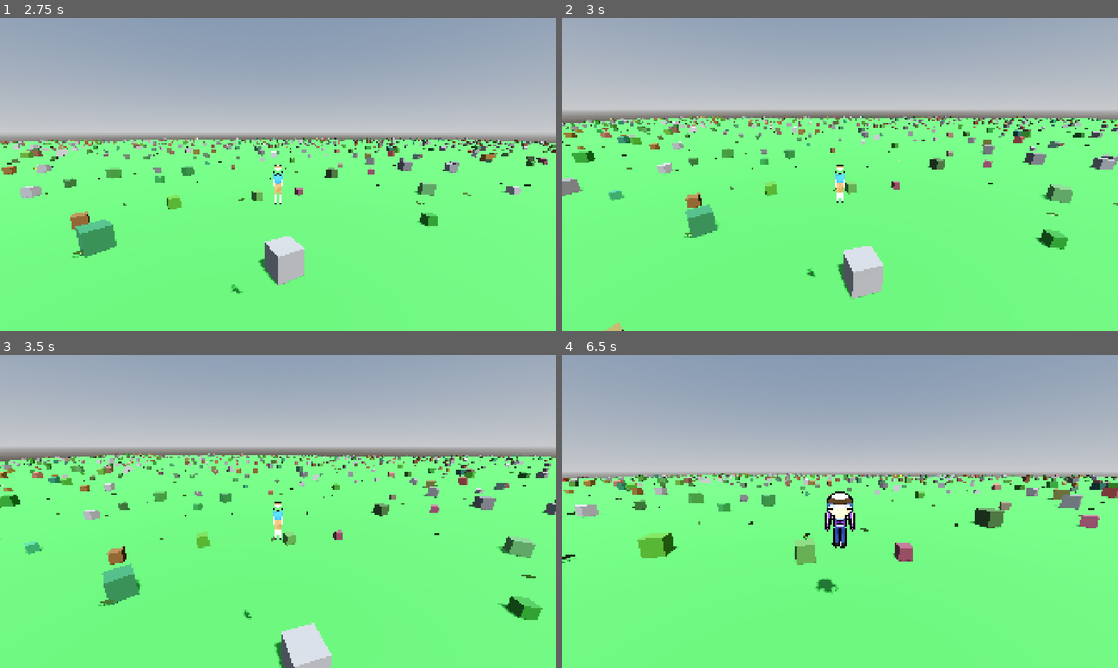
Above: before the commit, frames 1-4 (two rows, left to right).
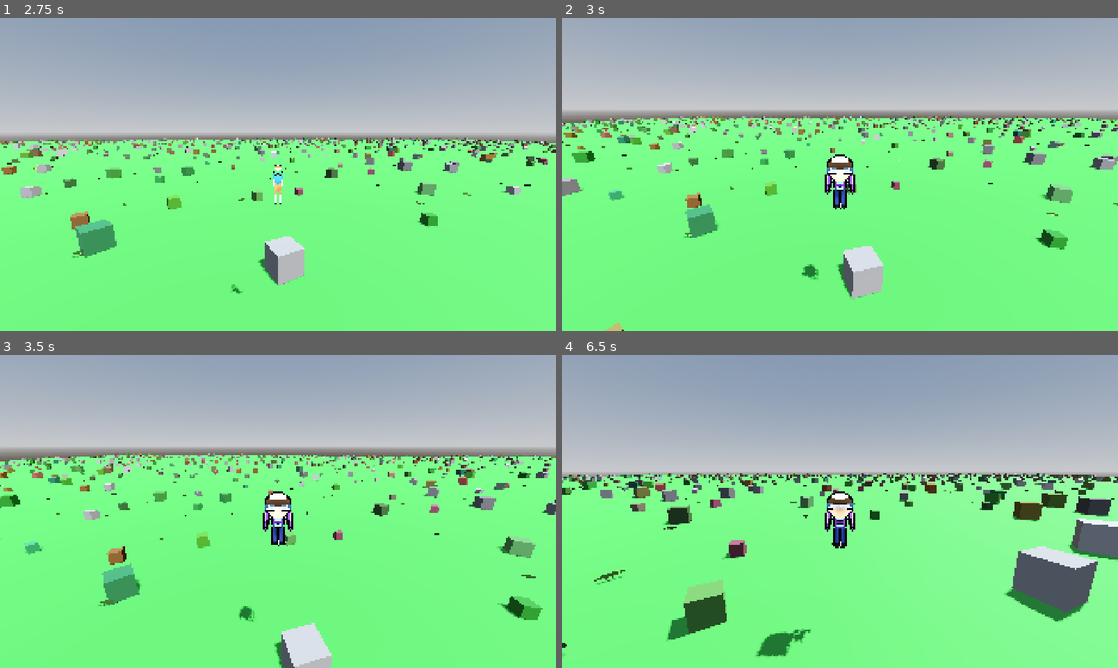
Above: after the commit, the same moments.

Repository: korjavin/godot-test1
Game: Godot game, scene res://scenes/main.tscn
Two runs of this game, one before a commit and one after it. Both use one fixed random seed, a clock stepped at 60 frames per second and the inputs below.
Inputs (mouse positions are in pixels of both pictures, inside the frame that each line leads up to):
- Up to frame 1 (2.75 s): move the mouse to (305, 174) at 0.52 s; hold Shift (run) 0.53-1.28 s; hold W (move_forward) from 0.53 s (still down); tap Space (jump) at 0.77, 1.52 s; move the mouse to (250, 174) at 1.27 s; tap Ctrl (duck) at 1.35 s; tap Shift (run) at 1.55 s; move the mouse to (289, 168) at 2.02 s; hold Shift (run) from 2.03 s (still down)
- Up to frame 2 (3 s): keep holding W (move_forward); move the mouse to (834, 180) at 2.77 s; release Shift (run) at 2.78 s; tap R (switch_character, bound only after the commit) at 2.85 s
- Up to frame 3 (3.5 s): keep holding W (move_forward); tap Space (jump) at 3.02 s; tap Shift (run) at 3.05 s
- Up to frame 4 (6.5 s): move the mouse to (878, 514) at 3.52 s; hold E (switch_character, bound only before the commit) 3.53-4.28 s; tap Space (jump) at 3.77, 4.52, 6.02 s; tap Shift (run) at 3.8, 4.35, 5.3, 5.85 s; move the mouse to (795, 508) at 4.27 s; move the mouse to (845, 511) at 5.02 s; hold Ctrl (duck) 5.03-5.78 s; move the mouse to (817, 505) at 5.77 s; release W (move_forward) at 5.78 s; hold D (move_right, bound only before the commit) from 5.78 s (still down)

Frame 1 is identical in both runs. In frame 2, 0.8% of the frame differs, in the area x 43-53%, y 43-84%; in frame 3, 0.8%; in frame 4, 13%, in the area x 0-100%, y 37-97%.

Commit message:
Rework controls: A/D turn, Q/E step aside, R switches character
A and D used to strafe, but the walk animation always swung the legs
forward, so sidestepping looked wrong. Repurpose the inputs:

  - A / D now rotate the character (tank-style steering); W walks in
    whatever direction the body faces.
  - Q / E fire a short, self-contained 'step aside' to the left/right
    with a matching sideways leg animation (legs splay on the Z axis,
    arms counter-swing, body leans into the step).
  - Character switching moves from E to R.

project.godot: replace move_left/move_right with turn_left/turn_right and
add step_left/step_right; remap switch_character to R.

Diff:
--- a/project.godot
+++ b/project.godot
@@ -35,14 +35,24 @@
 "events": [Object(InputEventKey,"resource_local_to_scene":false,"resource_name":"","device":-1,"window_id":0,"alt_press …(192 unchanged characters)…
 ]
 }
-move_left={
+turn_left={
 "deadzone": 0.5,
 "events": [Object(InputEventKey,"resource_local_to_scene":false,"resource_name":"","device":-1,"window_id":0,"alt_press …(191 unchanged characters)…
 ]
 }
-move_right={
+turn_right={
 "deadzone": 0.5,
 "events": [Object(InputEventKey,"resource_local_to_scene":false,"resource_name":"","device":-1,"window_id":0,"alt_press …(192 unchanged characters)…
+]
+}
+step_left={
+"deadzone": 0.5,
+"events": [Object(InputEventKey,"resource_local_to_scene":false,"resource_name":"","device":-1,"window_id":0,"alt_pressed":false,"shift_pressed":false,"ctrl_pressed":false,"meta_pressed":false,"pressed":false,"keycode":0,"physical_keycode":81,"key_label":0,"unicode":113,"location":0,"echo":false,"script":null)
+]
+}
+step_right={
+"deadzone": 0.5,
+"events": [Object(InputEventKey,"resource_local_to_scene":false,"resource_name":"","device":-1,"window_id":0,"alt_pressed":false,"shift_pressed":false,"ctrl_pressed":false,"meta_pressed":false,"pressed":false,"keycode":0,"physical_keycode":69,"key_label":0,"unicode":101,"location":0,"echo":false,"script":null)
 ]
 }
 jump={
@@ -62,7 +72,7 @@
 }
 switch_character={
 "deadzone": 0.5,
-"events": [Object(InputEventKey,"resource_local_to_scene":fa …(140 unchanged characters)… d":false,"keycode":0,"physical_keycode":69,"key_label":0,"unicode":101,"location":0,"echo":false,"script":null)
+"events": [Object(InputEventKey,"resource_local_to_scene":fa …(140 unchanged characters)… d":false,"keycode":0,"physical_keycode":82,"key_label":0,"unicode":114,"location":0,"echo":false,"script":null)
 ]
 }
 
--- a/scripts/player_controller.gd
+++ b/scripts/player_controller.gd
@@ -26,6 +26,17 @@
 ## Note: Ducking is slower than walking for realism
 const DUCK_SPEED: float = 2.5
 
+## How fast A / D rotate the character, in radians per second.
+## A and D no longer strafe — they turn the body (tank-style steering), so
+## whatever way the character ends up facing is the way W will walk.
+const TURN_SPEED: float = 2.6
+
+## Sidestep ("step aside") tuning for Q / E.
+## A step is a short, self-contained burst sideways: STEP_SPEED for STEP_DURATION
+## seconds, so the character slides about STEP_SPEED * STEP_DURATION metres over.
+const STEP_SPEED: float = 5.5
+const STEP_DURATION: float = 0.28
+
 # ============================================================================
 # SECTION 2: JUMP AND PHYSICS CONSTANTS
 # ============================================================================
@@ -79,6 +90,16 @@
 
 ## Tracks if the player is currently running
 var is_running: bool = false
+
+## Sidestep state. While a "step aside" is playing we slide sideways for a short
+## burst and run a matching leg animation; new step requests are ignored until it
+## finishes so taps don't stack into a long slide.
+var is_stepping: bool = false
+## Seconds left in the current sidestep (counts down to 0).
+var step_timer: float = 0.0
+## Direction of the current sidestep in the character's local space:
+## -1 = stepping left (Q), +1 = stepping right (E).
+var step_direction: float = 0.0
 
 ## Character's visual mesh (for ducking animation)
 @onready var mesh_instance: Node3D = $MeshInstance3D
@@ -181,11 +202,13 @@
 
 	print("Player Controller initialized!")
 	print("Controls:")
-	print("  WASD - Move")
+	print("  W / S - Walk forward / back")
+	print("  A / D - Turn left / right")
+	print("  Q / E - Step aside left / right")
 	print("  Space - Jump")
 	print("  Shift - Run")
 	print("  Ctrl - Duck")
-	print("  E - Switch Character")
+	print("  R - Switch Character")
 	print("  Mouse - Look around")
 	print("  ESC - Release mouse")
 
@@ -255,30 +278,45 @@
 	# STEP 4: Handle Running
 	is_running = Input.is_action_pressed("run") and not is_ducking
 
-	# STEP 5: Calculate Movement Direction
+	# STEP 5: Turn the character with A / D (changes which way it faces)
+	handle_turning(delta)
+
+	# STEP 6: Advance any in-progress sidestep, and start a new one on Q / E
+	update_sidestep(delta)
+
+	# STEP 7: Read forward/back input and the current movement speed
 	var input_dir := get_input_direction()
-
-	# STEP 6: Calculate Movement Speed
 	var current_speed := calculate_current_speed()
 
-	# STEP 7: Apply Movement
-	if input_dir != Vector2.ZERO:
-		# Convert 2D input to 3D direction based on character's rotation
-		var direction := (transform.basis * Vector3(input_dir.x, 0, input_dir.y)).normalized()
-
+	# STEP 8: Build this frame's horizontal velocity from two sources:
+	#   - forward/back walking in the direction the character faces (W/S), and
+	#   - a quick lateral burst while a sidestep is active (Q/E).
+	# Both are expressed in the character's local space, then rotated into the
+	# world by transform.basis, so they always follow the current facing.
+	var planar_velocity := Vector3.ZERO
+
+	if absf(input_dir.y) > 0.01:
+		var forward_dir := (transform.basis * Vector3(0.0, 0.0, input_dir.y)).normalized()
+		planar_velocity += forward_dir * current_speed
+
+	if is_stepping:
+		var step_dir := (transform.basis * Vector3(step_direction, 0.0, 0.0)).normalized()
+		planar_velocity += step_dir * STEP_SPEED
+
+	if planar_velocity != Vector3.ZERO:
 		# Set horizontal velocity (X and Z)
-		velocity.x = direction.x * current_speed
-		velocity.z = direction.z * current_speed
+		velocity.x = planar_velocity.x
+		velocity.z = planar_velocity.z
 	else:
 		# No input: gradually slow down (friction)
 		velocity.x = move_toward(velocity.x, 0, current_speed * delta * 10.0)
 		velocity.z = move_toward(velocity.z, 0, current_speed * delta * 10.0)
 
-	# STEP 8: Move the character using Godot's built-in physics
+	# STEP 9: Move the character using Godot's built-in physics
 	# This handles collisions automatically
 	move_and_slide()
 
-	# STEP 9: Update character animations
+	# STEP 10: Update character animations
 	update_character_animation(delta, input_dir)
 
 # ============================================================================
@@ -287,18 +325,19 @@
 
 func get_input_direction() -> Vector2:
 	"""
-	Reads keyboard input and returns a 2D movement direction vector.
-
-	@return Vector2: Direction vector (normalized if moving diagonally)
+	Reads forward/back keyboard input and returns it as a 2D direction vector.
+
+	@return Vector2: x is always 0 (A/D now turn the body instead of strafing),
+	                 y is the forward/back axis from W/S.
 
 	EDUCATIONAL NOTE:
-	- Input.get_axis() returns a value between -1 and 1
-	- This creates a 2D vector that we'll convert to 3D movement
-	"""
-	var input_x := Input.get_axis("move_left", "move_right")
+	- Input.get_axis() returns a value between -1 and 1.
+	- Sideways movement is no longer continuous here: A/D rotate the character
+	  (see handle_turning) and Q/E fire a one-off sidestep (see update_sidestep).
+	"""
 	var input_y := Input.get_axis("move_forward", "move_backward")
 
-	return Vector2(input_x, input_y)
+	return Vector2(0.0, input_y)
 
 func calculate_current_speed() -> float:
 	"""
@@ -338,6 +377,84 @@
 	# Smoothly interpolate the scale for a nice ducking animation
 	if mesh_instance:
 		mesh_instance.scale.y = lerp(mesh_instance.scale.y, target_scale_y, 0.1)
+
+func handle_turning(delta: float) -> void:
+	"""
+	Rotate the whole character left/right with A and D.
+
+	A and D no longer strafe — they change which way the character is *facing*,
+	like the tank-style steering in classic adventure games. Whatever direction
+	the body ends up pointing is the direction W will walk. (The mouse can still
+	turn the body too; the two just add together.)
+
+	@param delta: Time since last frame, so the turn rate is frame-rate independent
+	"""
+	# +1 when turning left (A), -1 when turning right (D).
+	var turn_input := Input.get_axis("turn_right", "turn_left")
+	if absf(turn_input) > 0.01:
+		# A positive angle spins counter-clockwise around +Y, i.e. to the
+		# character's left — which matches A producing a positive turn_input.
+		rotate_y(turn_input * TURN_SPEED * delta)
+
+func update_sidestep(delta: float) -> void:
+	"""
+	Manage the quick "step aside" triggered by Q (left) and E (right).
+
+	A step is short and self-contained: press once and the character slides about
+	one step sideways while the legs play a matching side-step animation. We
+	ignore new requests until the current step finishes, so tapping doesn't stack
+	into a long continuous slide.
+
+	@param delta: Time since last frame
+	"""
+	# Tick down a step that's already in progress.
+	if is_stepping:
+		step_timer -= delta
+		if step_timer <= 0.0:
+			# Step done: clear the state and unwind the side-step pose so the
+			# next idle/walk frame starts from a clean rest pose.
+			is_stepping = false
+			step_timer = 0.0
+			reset_sidestep_pose()
+		return
+
+	# Only start a new step while grounded — no air-stepping.
+	if not is_on_floor():
+		return
+
+	if Input.is_action_just_pressed("step_left"):
+		start_sidestep(-1.0)
+	elif Input.is_action_just_pressed("step_right"):
+		start_sidestep(1.0)
+
+func start_sidestep(direction: float) -> void:
+	"""
+	Begin a sidestep in the character's local space.
+
+	@param direction: -1.0 = step left (Q), +1.0 = step right (E)
+	"""
+	is_stepping = true
+	step_timer = STEP_DURATION
+	step_direction = direction
+
+func reset_sidestep_pose() -> void:
+	"""
+	Return the limb/body roll used by the sidestep back to their rest values.
+
+	The sidestep is the only animation that touches the Z (roll) rotation, so the
+	walk/idle animations never put it back on their own. We snap it here when a
+	step ends so a finished step never leaves the legs slightly splayed.
+	"""
+	if left_arm and original_rotations.has("left_arm"):
+		left_arm.rotation.z = original_rotations["left_arm"].z
+	if right_arm and original_rotations.has("right_arm"):
+		right_arm.rotation.z = original_rotations["right_arm"].z
+	if left_leg and original_rotations.has("left_leg"):
+		left_leg.rotation.z = original_rotations["left_leg"].z
+	if right_leg and original_rotations.has("right_leg"):
+		right_leg.rotation.z = original_rotations["right_leg"].z
+	if character_body and original_rotations.has("body"):
+		character_body.rotation.z = original_rotations["body"].z
 
 # ============================================================================
 # DEBUG AND UTILITY FUNCTIONS
@@ -600,6 +717,9 @@
 	# Jump/Fall animation
 	if not current_on_floor:
 		animate_jumping()
+	# Sidestep takes priority on the ground so the legs read the side motion
+	elif is_stepping:
+		animate_sidestep()
 	# Landing detected
 	elif not was_on_floor and current_on_floor:
 		animate_landing()
@@ -648,6 +768,51 @@
 		var bob = sin(time_factor * 2.0) * bob_amount
 		character_body.position.y = bob
 
+func animate_sidestep() -> void:
+	"""
+	Animate the legs (and arms) for a sideways "step aside".
+
+	The step runs over STEP_DURATION. We turn the time remaining into a 0 -> 1
+	progress value, then feed it through sin() to get a smooth arc that is 0 at
+	the start, peaks mid-step, and returns to 0 as the foot plants. Driving the
+	pose off that arc means the legs splay out toward the step direction and come
+	back together on their own — and because the arc is 0 at the end, the pose
+	lands exactly on the rest pose.
+
+	Unlike walking (which swings the limbs forward/back on the X axis), the
+	sidestep rolls them on the Z axis so the motion reads as sideways.
+	"""
+	if not left_arm or not right_arm or not left_leg or not right_leg:
+		return
+
+	# 0.0 at the start of the step, 1.0 at the very end.
+	var progress := 1.0 - clampf(step_timer / STEP_DURATION, 0.0, 1.0)
+	# Smooth arc: 0 -> 1 (mid-step) -> 0 (foot plants).
+	var arc := sin(progress * PI)
+
+	# How far the legs splay sideways, and the extra lift on the leading leg.
+	var leg_splay := step_direction * arc * deg_to_rad(28)
+	var lead_lift := step_direction * arc * deg_to_rad(14)
+	# Arms counter-swing for balance.
+	var arm_balance := step_direction * arc * deg_to_rad(20)
+
+	# Both legs lean toward the step; the leading leg (on the step side) lifts a
+	# touch more so the step reads as one foot reaching out and the other following.
+	left_leg.rotation.z = original_rotations["left_leg"].z + leg_splay
+	right_leg.rotation.z = original_rotations["right_leg"].z + leg_splay
+	if step_direction > 0.0:
+		right_leg.rotation.z += lead_lift
+	else:
+		left_leg.rotation.z += lead_lift
+
+	left_arm.rotation.z = original_rotations["left_arm"].z - arm_balance
+	right_arm.rotation.z = original_rotations["right_arm"].z - arm_balance
+
+	# Lean the body into the step direction for a bit of weight shift.
+	if character_body:
+		character_body.rotation.z = original_rotations["body"].z - step_direction * arc * deg_to_rad(8)
+		character_body.position.y = 0.0
+
 func animate_jumping() -> void:
 	"""
 	Animates the character in mid-air (jumping or falling).
